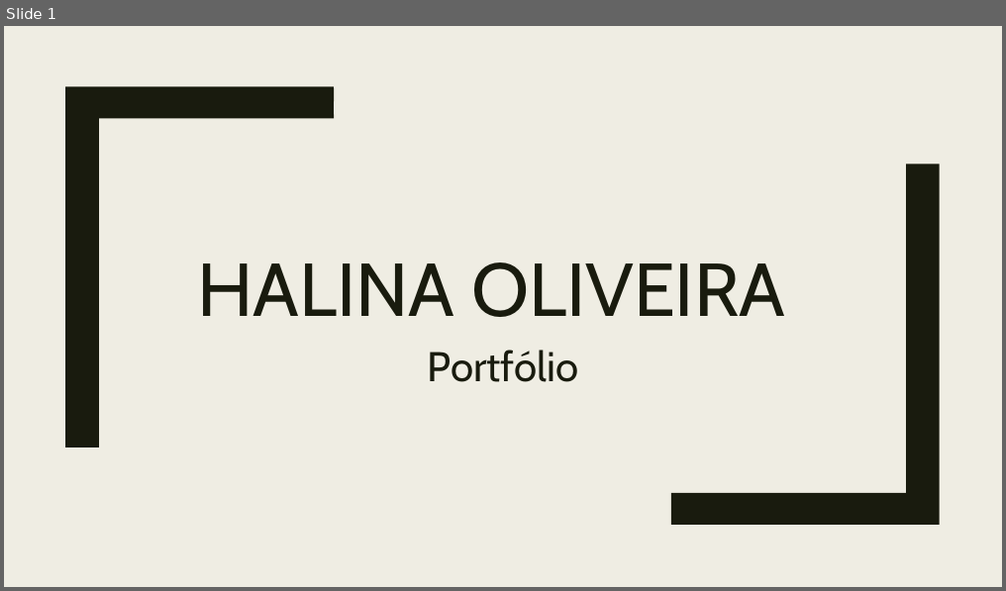
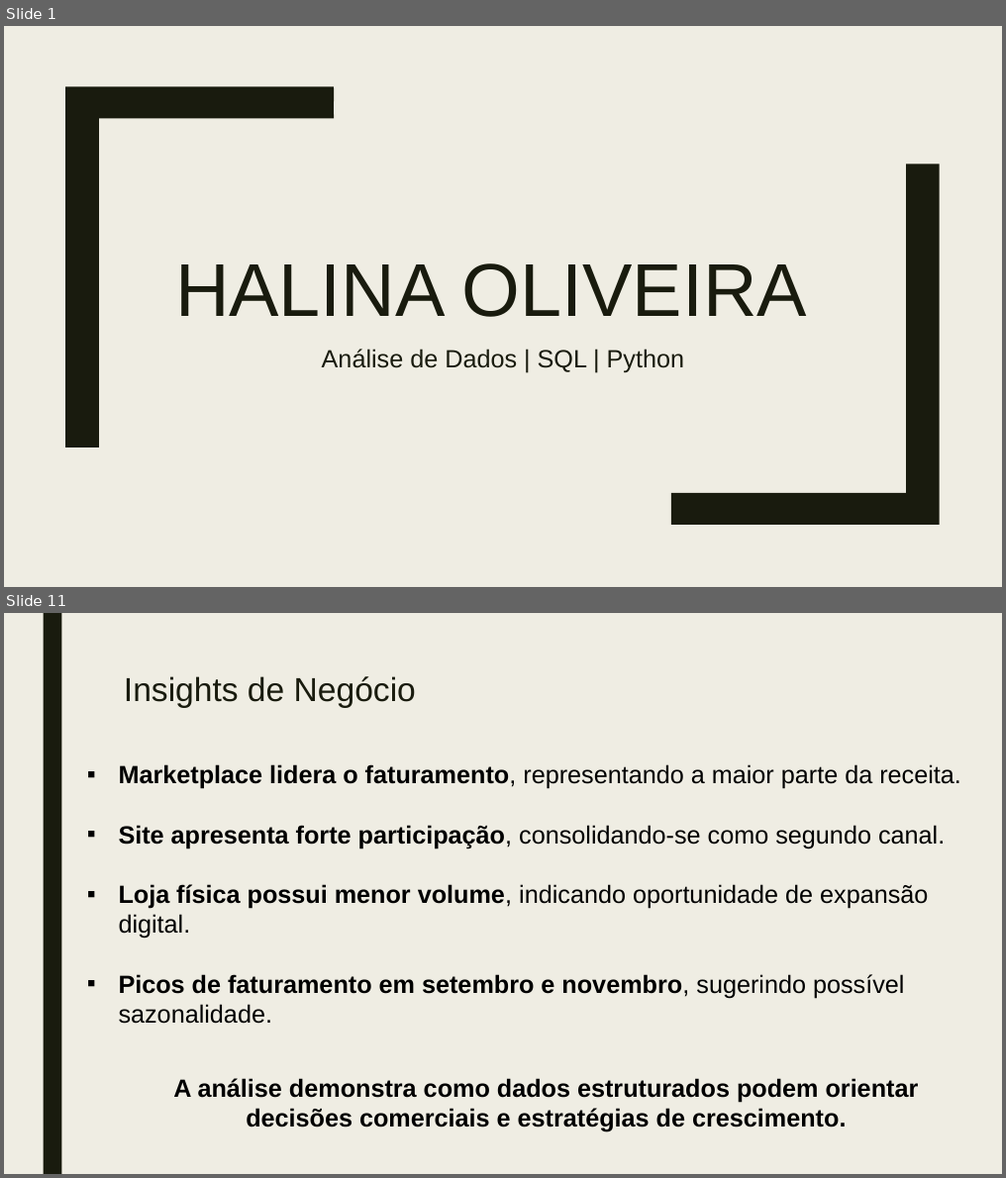
Before and after one commit to Halina23/Portfolio-Halina-Oliveira, a slide deck: Halina Oliveira.Portfolio.pptx. Shown one above the other, each under a label of ours: slide 1 before the commit, slides 1 and 11 after it; the slides between them are not shown. The pictures are 1006x591 and 1006x1178 pixels, drawn with LibreOffice and Linux fonts; fonts in the diff are those of the drawing. Boxes give left, top, right and bottom in pixels: in the first picture for what was removed or moved away, otherwise in the second. Text is boxed around its words. In the diff, an @@ line names an element or a change of style, - is before the commit and + after.

```diff
--- a/Halina Oliveira.Portfolio.pptx
+++ b/Halina Oliveira.Portfolio.pptx
@@ slide 11 added at (x1=4, y1=613, x2=1002, y2=1174), background #EFEDE3 @@
@@ rectangle added at (x1=43, y1=613, x2=61, y2=1174), fill #191B0E @@
@@ title added at (x1=124, y1=676, x2=416, y2=708), 32 pt, text #191B0E @@
+Insights de Negócio
@@ text added at (x1=119, y1=764, x2=961, y2=1024), 24 pt, text #000000 @@
+▪ Marketplace lidera o faturamento, representando a maior parte da receita.
+▪ Site apresenta forte participação, consolidando-se como segundo canal.
+▪ Loja física possui menor volume, indicando oportunidade de expansão digital.
+▪ Picos de faturamento em setembro e novembro, sugerindo possível sazonalidade.
@@ text added at (x1=173, y1=1078, x2=919, y2=1133), 24 pt, text #000000, bold @@
+A análise demonstra como dados estruturados podem orientar decisões comerciais e estratégias de crescimento.
@@ slide 1 changed as well @@
@@ title "HALINA OLIVEIRA" at (x1=175, y1=264, x2=807, y2=317): font Cabin to Arial @@
@@ subtitle at (x1=322, y1=349, x2=684, y2=373): text changed; size 40 to 24 pt; font Cabin to Arial @@
-Portfólio
+Análise de Dados | SQL | Python
```
Also in this commit, not shown: 4 other slides changed, 8 other slides added, 7 slides removed.
